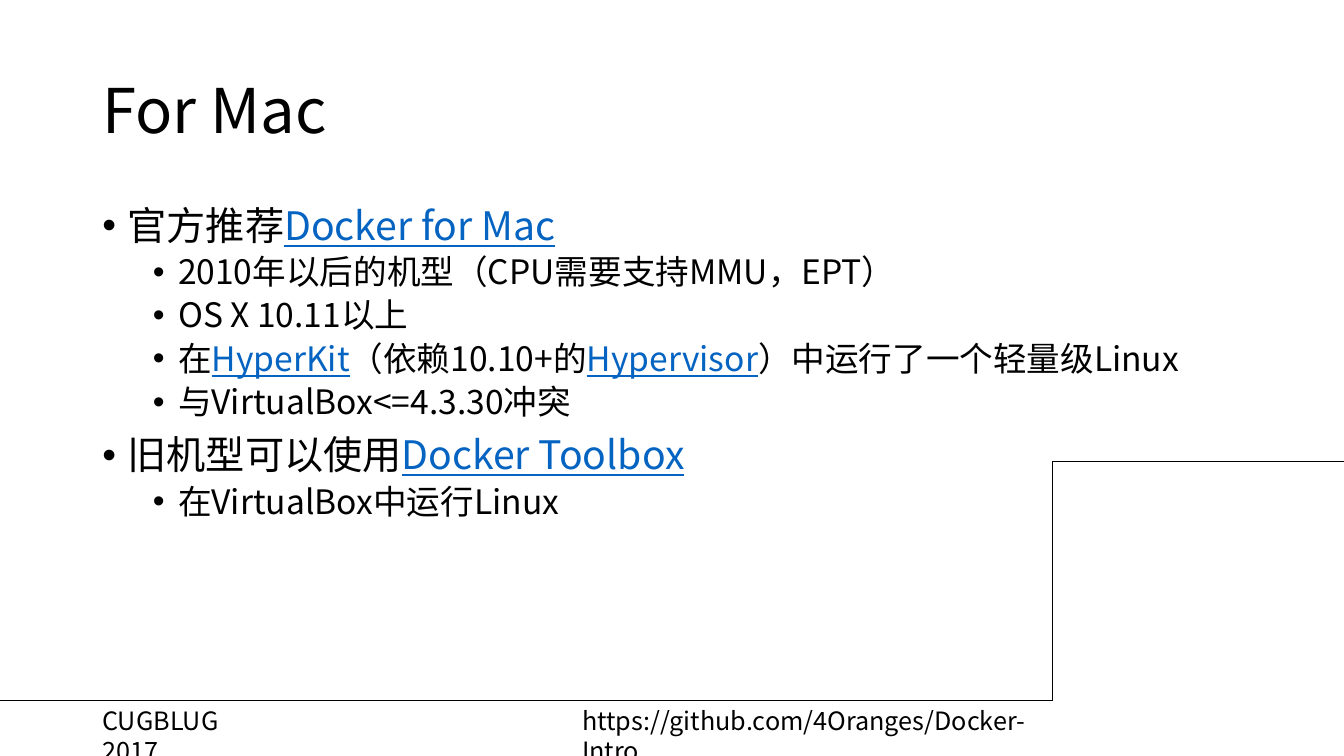
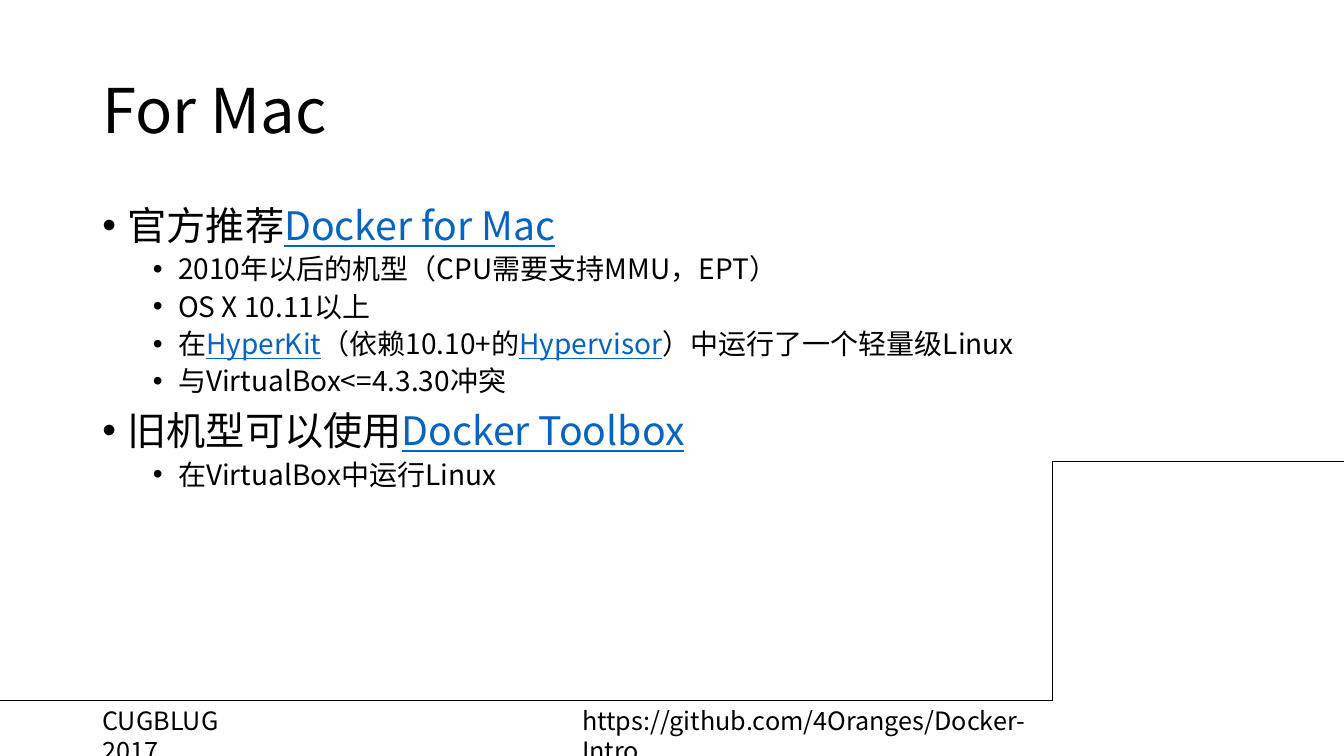
Before and after one commit to ZigZagT/Docker-Intro, a slide deck: slide 11 of Docker Intro.pptx. Drawn at 1344x756 pixels with LibreOffice and Linux fonts; fonts in the diff are those of the drawing; background and template pictures are left out. Boxes give left, top, right and bottom in pixels: in the first picture for what was removed or moved away, otherwise in the second. Text is boxed around its words. In the diff, an @@ line names an element or a change of style, - is before the commit and + after.

```diff
--- a/Docker Intro.pptx
+++ b/Docker Intro.pptx
@@ text at <box>178,255,1014,488</box>: size 24 to 20 pt in "2010年以后的机型（CPU需要支持MMU，EPT）", "OS X 10.11以上", "在HyperKit（依赖10.10+的Hypervisor）中运行了一个轻量级Linux", "与VirtualBox<=4.3.30冲突" and 1 more places @@
```
Also in this commit, not shown: 7 other slides changed, 7 slides added, 1 slide removed.
